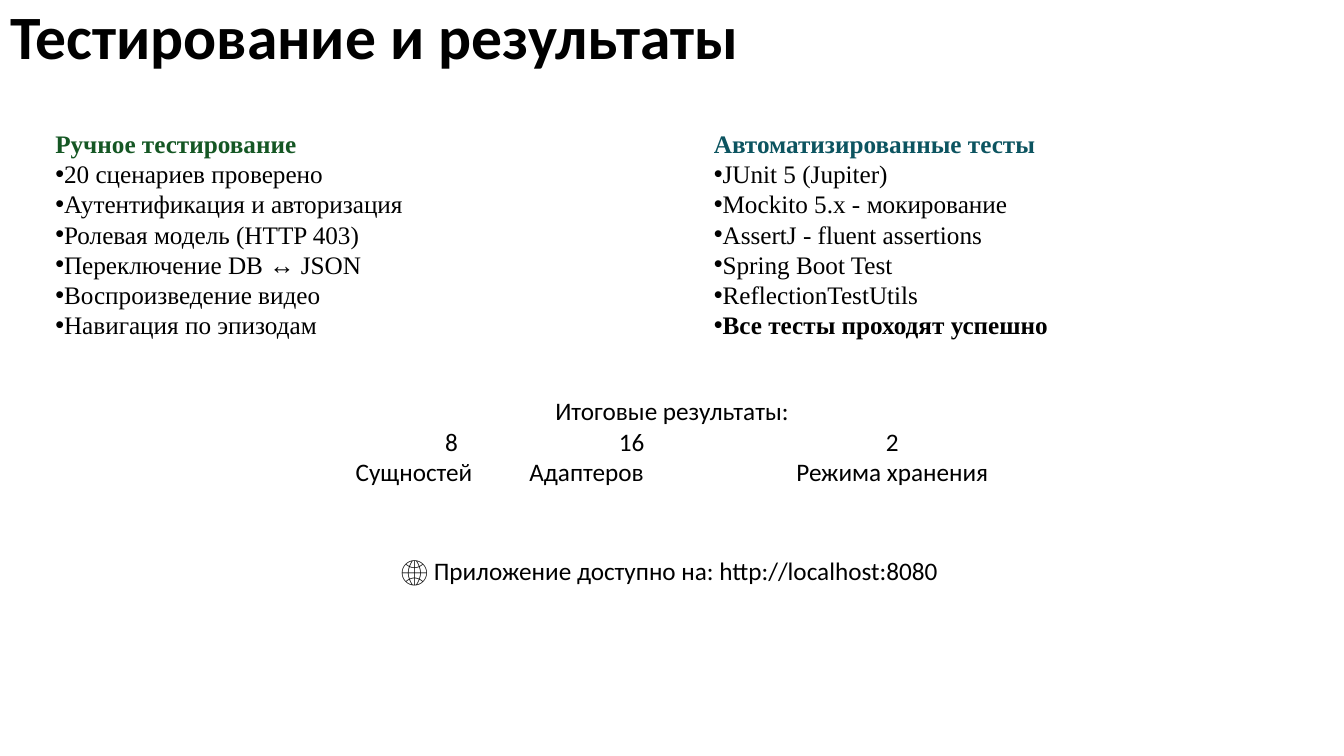
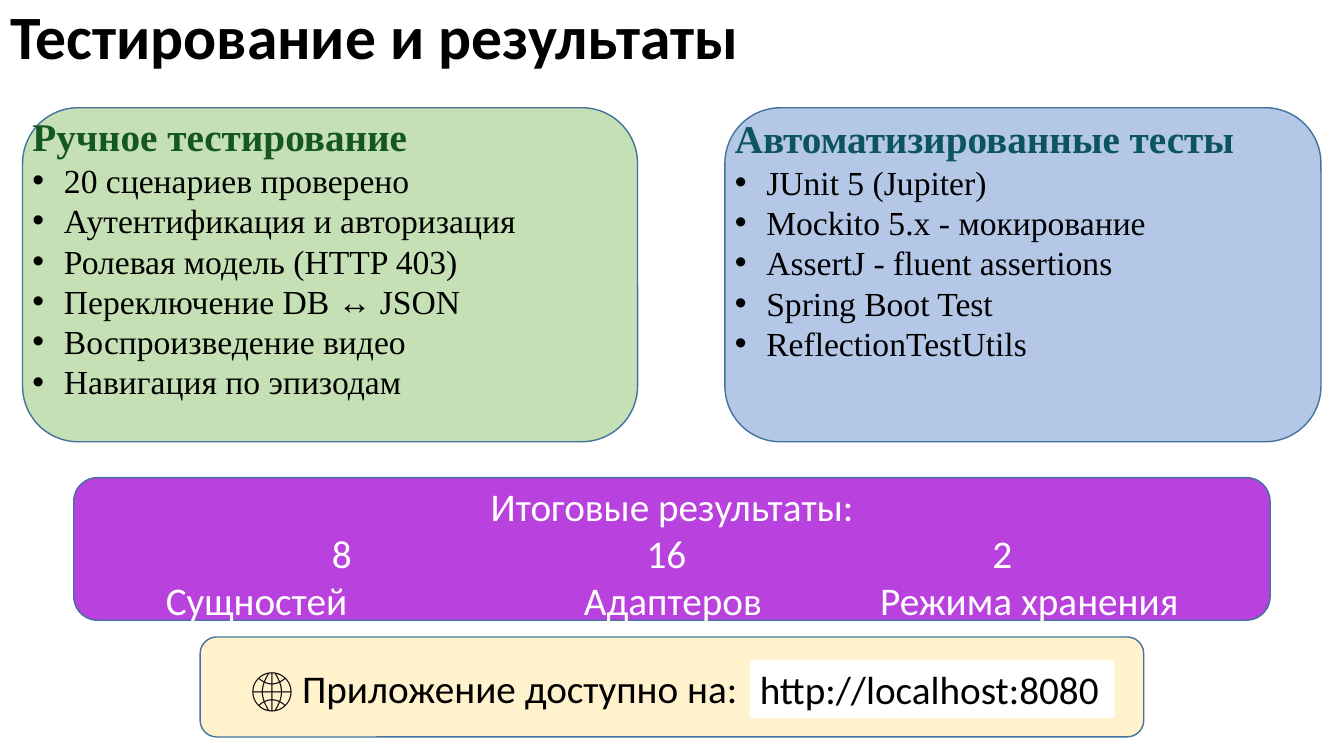
Before and after one commit to Alius2005/is123-java-medvedev, a slide deck: slide 12 of джава кино.pptx. Drawn at 1344x756 pixels with LibreOffice and Linux fonts; fonts in the diff are those of the drawing. Boxes give left, top, right and bottom in pixels: in the first picture for what was removed or moved away, otherwise in the second. Text is boxed around its words. In the diff, an @@ line names an element or a change of style, - is before the commit and + after.

```diff
--- a/джава кино.pptx
+++ b/джава кино.pptx
@@ text "Ручное тестирование": place and size @@
-text "Ручное тестирование" at box(55, 136, 402, 339)
+text "Ручное тестирование" at box(32, 121, 515, 401)
@@ text "Ручное тестирование" at box(32, 121, 515, 401): size 18 to 28 pt in "Ручное тестирование"; size 18 to 24 pt in "20 сценариев проверено", "Аутентификация и авторизация", "Ролевая модель (HTTP 403)", "Переключение DB ↔ JSON" and 2 more places; indent changed @@
@@ rounded rectangle added at box(22, 108, 637, 442), fill #C5E0B4, outline #43739E 1 pt @@
@@ text "Автоматизированные тесты": place and size @@
-text "Автоматизированные тесты" at box(714, 136, 1048, 340)
+text "Автоматизированные тесты" at box(735, 123, 1234, 357)
@@ text "Автоматизированные тесты" at box(735, 123, 1234, 357): size 18 to 28 pt in "Автоматизированные тесты"; size 18 to 24 pt in "JUnit 5 (Jupiter)", "Mockito 5.x - мокирование", "AssertJ - fluent assertions", "Spring Boot Test" and 1 more places; indent changed @@
@@ rounded rectangle added at box(725, 108, 1321, 442), fill #B4C7E7, outline #43739E 1 pt @@
@@ text at box(723, 317, 1048, 340): paragraph removed @@
-• Все тесты проходят успешно
@@ rounded rectangle added at box(74, 478, 1270, 621), fill #B942DE, outline #43739E 1 pt @@
@@ text "Итоговые результаты:": place and size @@
-text "Итоговые результаты:" at box(529, 403, 988, 485)
+text "Итоговые результаты:" at box(491, 496, 1178, 626)
@@ text "Итоговые результаты:" at box(491, 496, 1178, 626): size 18 to 28 pt, text colour #000000 to #FFFFFF @@
@@ rounded rectangle added at box(201, 637, 1144, 737), fill #FFF2CC, outline #43739E 1 pt @@
@@ text at box(302, 678, 737, 710): text changed; size 18 to 28 pt @@
-🌐 Приложение доступно на: http://localhost:8080
+🌐 Приложение доступно на:
@@ rectangle added at box(750, 660, 1115, 718), fill #FFFFFF, 28 pt, text #000000 @@
+http://localhost:8080
```
Also in this commit, not shown: 2 other slides changed, 2 other files.
